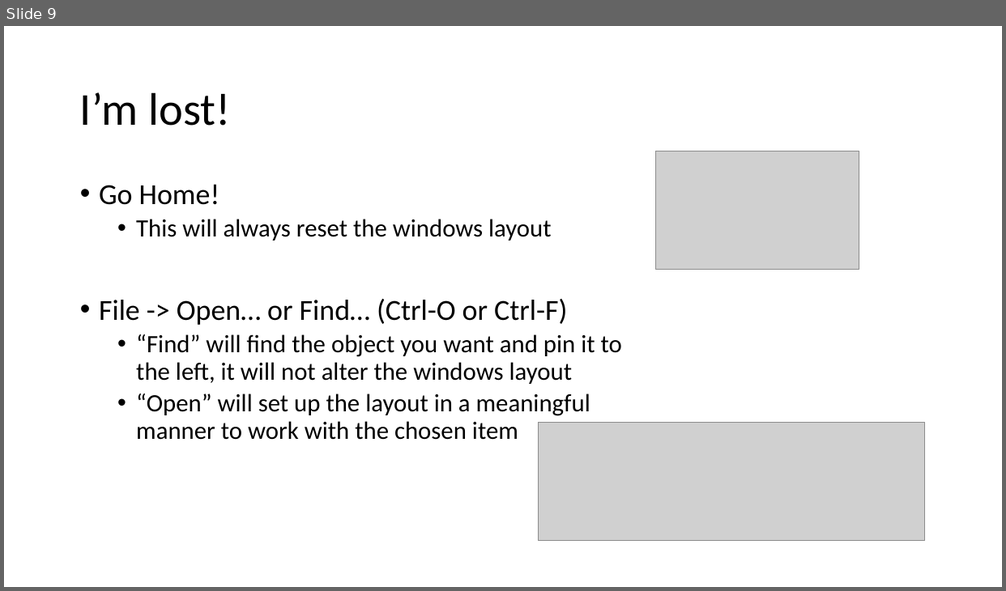
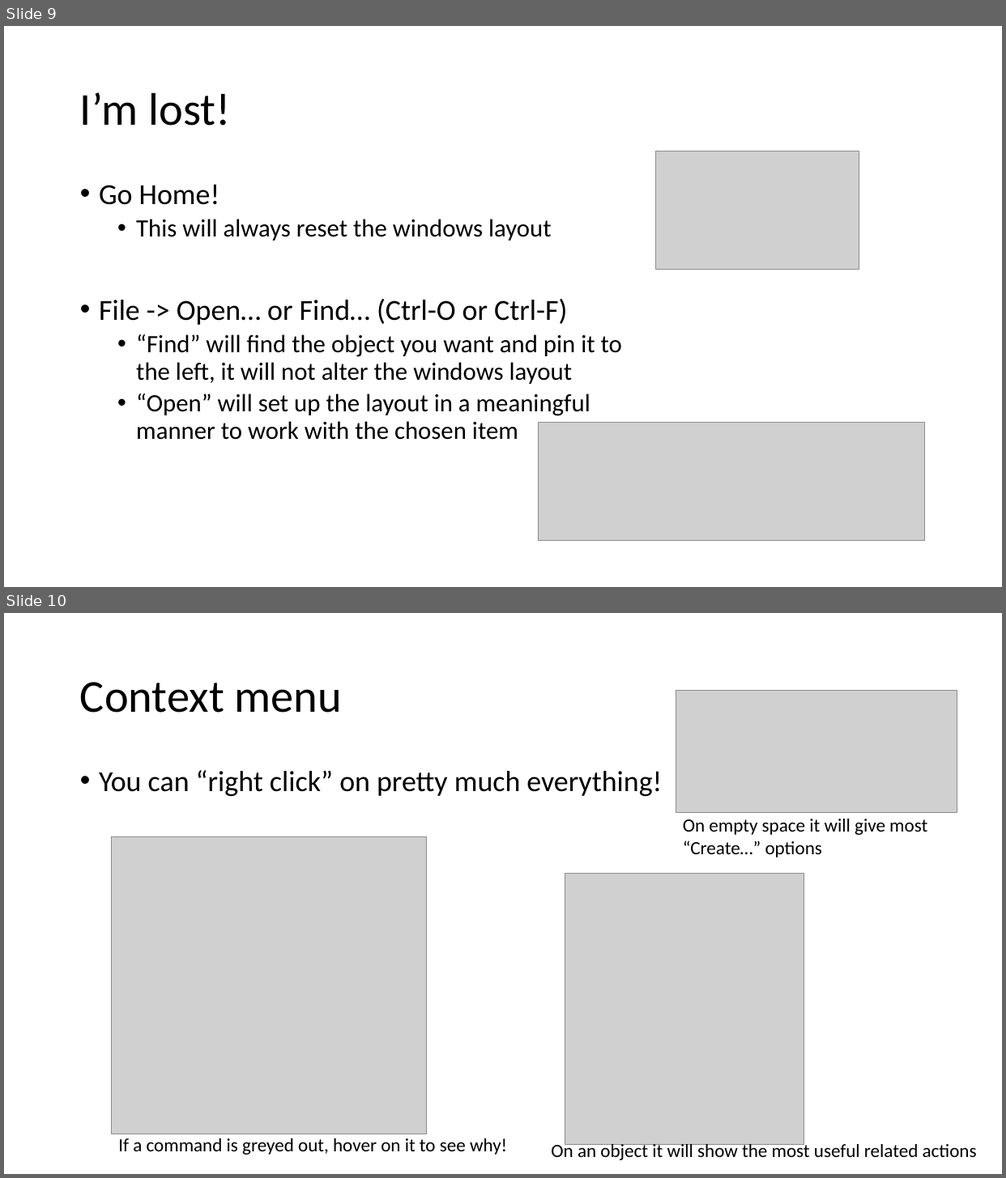
Before and after one commit to HicServices/RDMP, a slide deck: Documentation/Training/MainUI.pptx. Shown one above the other, each under a label of ours: slide 9 before the commit, slides 9 and 10 after it. The pictures are 1006x591 and 1006x1178 pixels, drawn with LibreOffice and Linux fonts; fonts in the diff are those of the drawing; grey boxes stand for pictures. Boxes give left, top, right and bottom in pixels: in the first picture for what was removed or moved away, otherwise in the second. Text is boxed around its words. In the diff, an @@ line names an element or a change of style, - is before the commit and + after.

```diff
--- a/Documentation/Training/MainUI.pptx
+++ b/Documentation/Training/MainUI.pptx
@@ slide 10 added at <box>4,613,1002,1174</box>, background #FFFFFF @@
@@ title added at <box>80,682,342,713</box>, 44 pt, text #000000 @@
+Context menu
@@ picture added at <box>676,690,957,812</box> @@
@@ text added at <box>99,770,662,796</box>, 28 pt, text #000000 @@
+• You can “right click” on pretty much everything!
@@ text added at <box>683,819,927,858</box>, 18 pt, text #000000 @@
+On empty space it will give most “Create…” options
@@ picture added at <box>111,837,426,1135</box> @@
@@ picture added at <box>565,874,804,1145</box> @@
@@ text added at <box>118,1139,507,1155</box>, 18 pt, text #000000 @@
+If a command is greyed out, hover on it to see why!
@@ text added at <box>551,1142,977,1161</box>, 18 pt, text #000000 @@
+On an object it will show the most useful related actions
```
Also in this commit, not shown: 1 other file.
